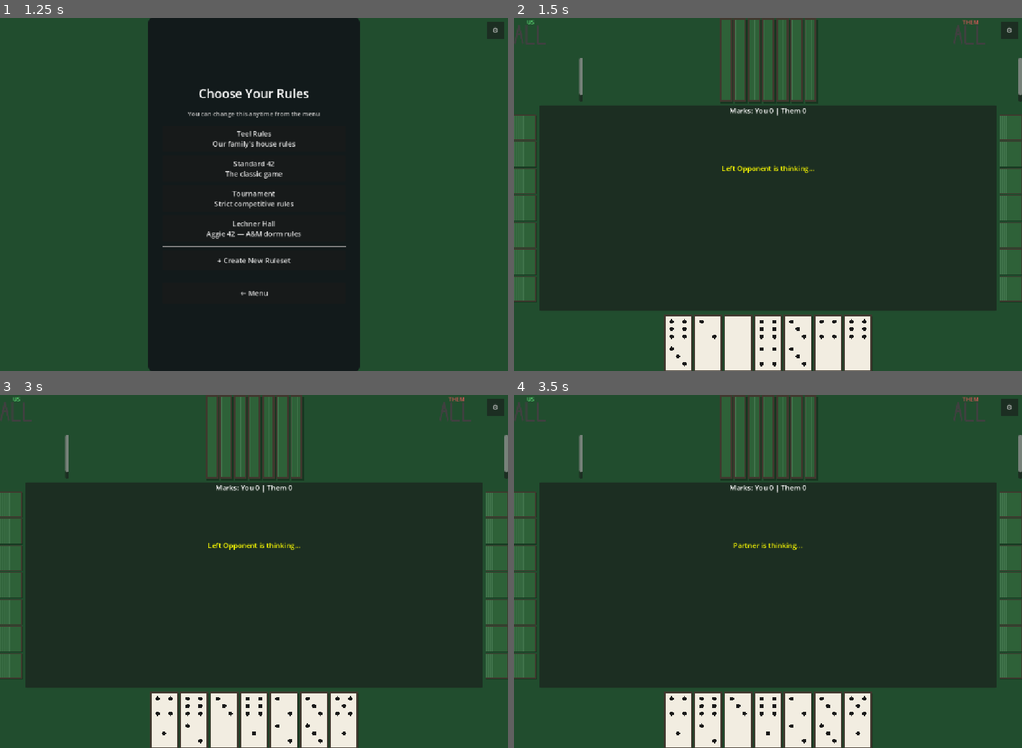
Above: before the commit, frames 1-4 (two rows, left to right).
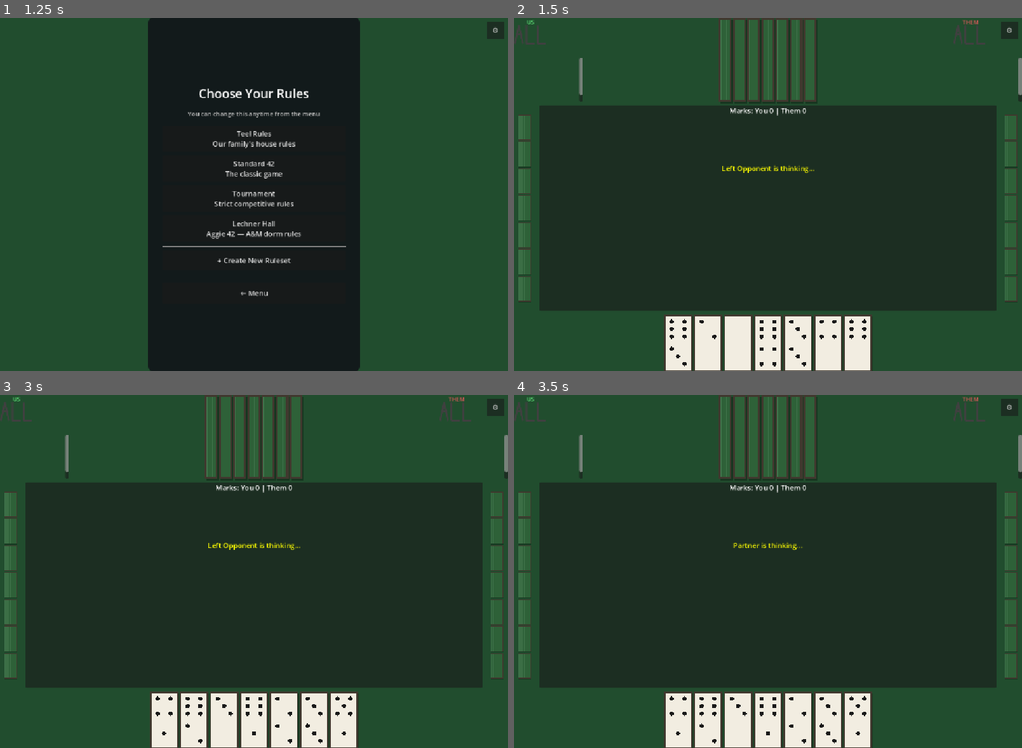
Above: after the commit, the same moments.

Repository: reddoor4123-glitch/42
Game: Godot game, scene res://control.tscn
Same seed, same stepped clock (60 frames per second), same inputs: the game is played once before the commit and once after it.
Inputs:
- Up to frame 1 (1.25 s): click "Play" at 0.5 s
- Up to frame 2 (1.5 s): click "Standard 42 The classic game" at 1.25 s
- Up to frame 3 (3 s): click "⚙" at 2 s; click "Confirm & Restart" at 2.75 s
- Up to frame 4 (3.5 s): no input

Frame 1 is identical in both runs. In frame 2, 1.6% of the frame differs, in the area x 0-100%, y 0-81%; in frame 3, 1.6%; in frame 4, 1.6%.

Commit message:
Viewport-based tile size constants for responsive domino sizing
Adds TILE_FULL/TILE_SMALL/TILE_REPLAY_HAND/TILE_REPLAY_PLAYED computed from
viewport width at _build_ui() time. All tile placements now use these vars
instead of hardcoded DominoTile constant multiples, and scale is removed
entirely in favor of custom_minimum_size set after add_child.

Co-Authored-By: Claude Sonnet 4.6 <noreply@anthropic.com>

Diff:
--- a/game_table.gd
+++ b/game_table.gd
@@ -76,6 +76,12 @@
 var waiting_for_bid: bool = false
 var human_is_forced: bool = false
 
+# Viewport-proportional tile sizes — computed once in _build_ui()
+var TILE_FULL: Vector2
+var TILE_SMALL: Vector2
+var TILE_REPLAY_HAND: Vector2
+var TILE_REPLAY_PLAYED: Vector2
+
 func _ready():
 	_build_ui()
 	_start_game()
@@ -94,6 +100,13 @@
 		return "Left Opponent"
 
 func _build_ui():
+	var vp_w := get_viewport().get_visible_rect().size.x
+	var tile_w := min(64.0, floor(vp_w / 9.0))
+	TILE_FULL         = Vector2(tile_w,        tile_w * 2.0)
+	TILE_SMALL        = Vector2(tile_w * 0.45, tile_w * 2.0 * 0.45)
+	TILE_REPLAY_HAND  = Vector2(tile_w * 0.35, tile_w * 2.0 * 0.35)
+	TILE_REPLAY_PLAYED = Vector2(tile_w * 0.65, tile_w * 2.0 * 0.65)
+
 	# Root Control that fills the window
 	var root = Control.new()
 	root.set_anchors_preset(Control.PRESET_FULL_RECT)
@@ -1436,14 +1449,10 @@
 		child.queue_free()
 	for d in hand:
 		var tile = DominoTile.new()
+		tile.size_flags_horizontal = Control.SIZE_SHRINK_CENTER
 		container.add_child(tile)
 		tile.setup(d, face, game.trump)
-		if small:
-			tile.scale = Vector2(0.45, 0.45)
-			tile.custom_minimum_size = Vector2(
-				DominoTile.DOMINO_WIDTH * 0.45,
-				DominoTile.DOMINO_HEIGHT * 0.45
-			)
+		tile.custom_minimum_size = TILE_SMALL if small else TILE_FULL
 		if face:
 			tile.domino_pressed.connect(_on_human_domino_pressed)
 
@@ -1454,8 +1463,10 @@
 	play_area_container.add_child(vb)
 
 	var tile = DominoTile.new()
+	tile.size_flags_horizontal = Control.SIZE_SHRINK_CENTER
 	vb.add_child(tile)
 	tile.setup(domino, true, game.trump)
+	tile.custom_minimum_size = TILE_FULL
 
 	var lbl = Label.new()
 	lbl.text = _seat_label(player_id)
@@ -2399,14 +2410,11 @@
 		var hand_state = trick_record["hand_states"][pid]
 		for d in hand_state:
 			var tile = DominoTile.new()
-			tile.setup(d, true, trick_record["trump"])
+			tile.size_flags_horizontal = Control.SIZE_SHRINK_CENTER
 			tile.mouse_filter = Control.MOUSE_FILTER_IGNORE
 			container.add_child(tile)
-			# Set AFTER add_child so it overrides _ready()'s reset
-			tile.custom_minimum_size = Vector2(
-				DominoTile.DOMINO_WIDTH * 0.25,
-				DominoTile.DOMINO_HEIGHT * 0.25
-			)
+			tile.setup(d, true, trick_record["trump"])
+			tile.custom_minimum_size = TILE_REPLAY_HAND
 
 	# Render each player's played domino and reasoning bubble
 	for play in trick_record["plays"]:
@@ -2416,14 +2424,11 @@
 		for child in played_container.get_children():
 			child.queue_free()
 		var played_tile = DominoTile.new()
-		played_tile.setup(play["domino"], true, trick_record["trump"])
+		played_tile.size_flags_horizontal = Control.SIZE_SHRINK_CENTER
 		played_tile.mouse_filter = Control.MOUSE_FILTER_IGNORE
 		played_container.add_child(played_tile)
-		# Set AFTER add_child so it overrides _ready()'s reset
-		played_tile.custom_minimum_size = Vector2(
-			DominoTile.DOMINO_WIDTH * 0.45,
-			DominoTile.DOMINO_HEIGHT * 0.45
-		)
+		played_tile.setup(play["domino"], true, trick_record["trump"])
+		played_tile.custom_minimum_size = TILE_REPLAY_PLAYED
 
 		var bubble = _replay_bubble_labels[pid]
 		bubble.text = play["reason"] if play["reason"] != "" else "—"
